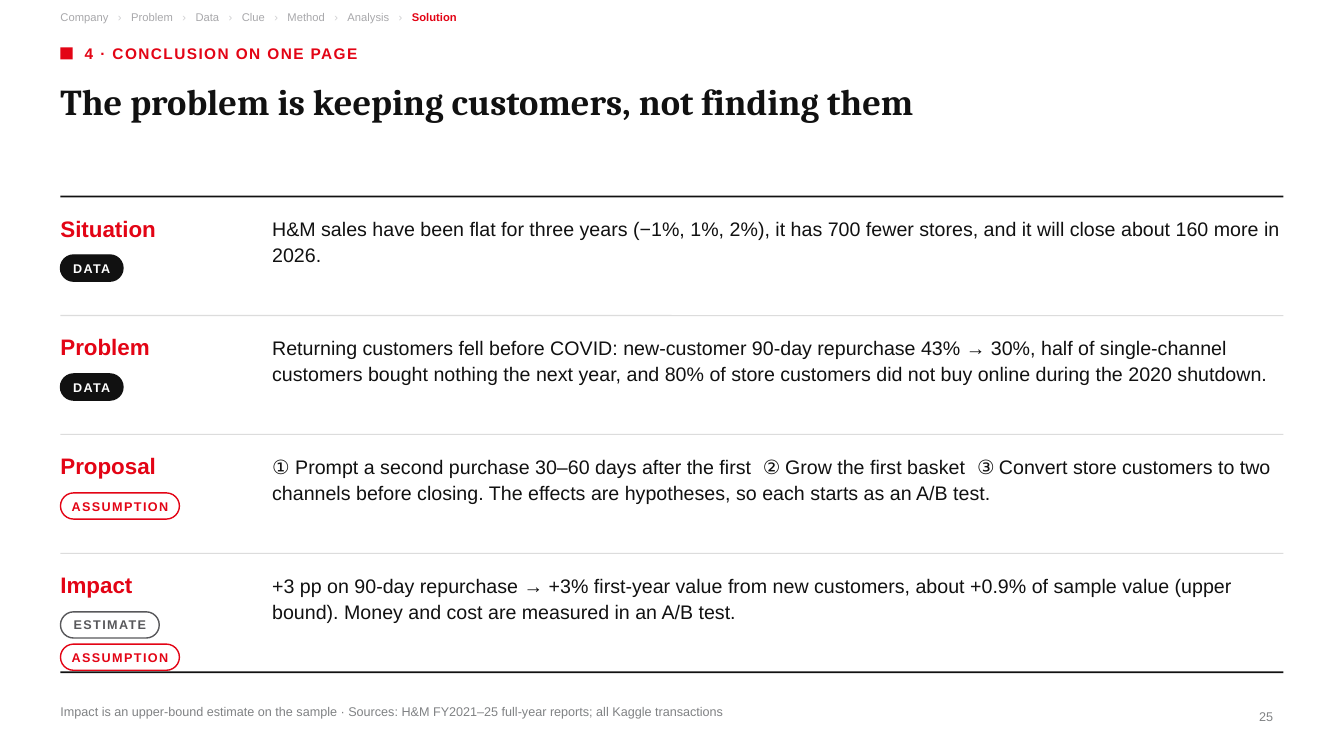
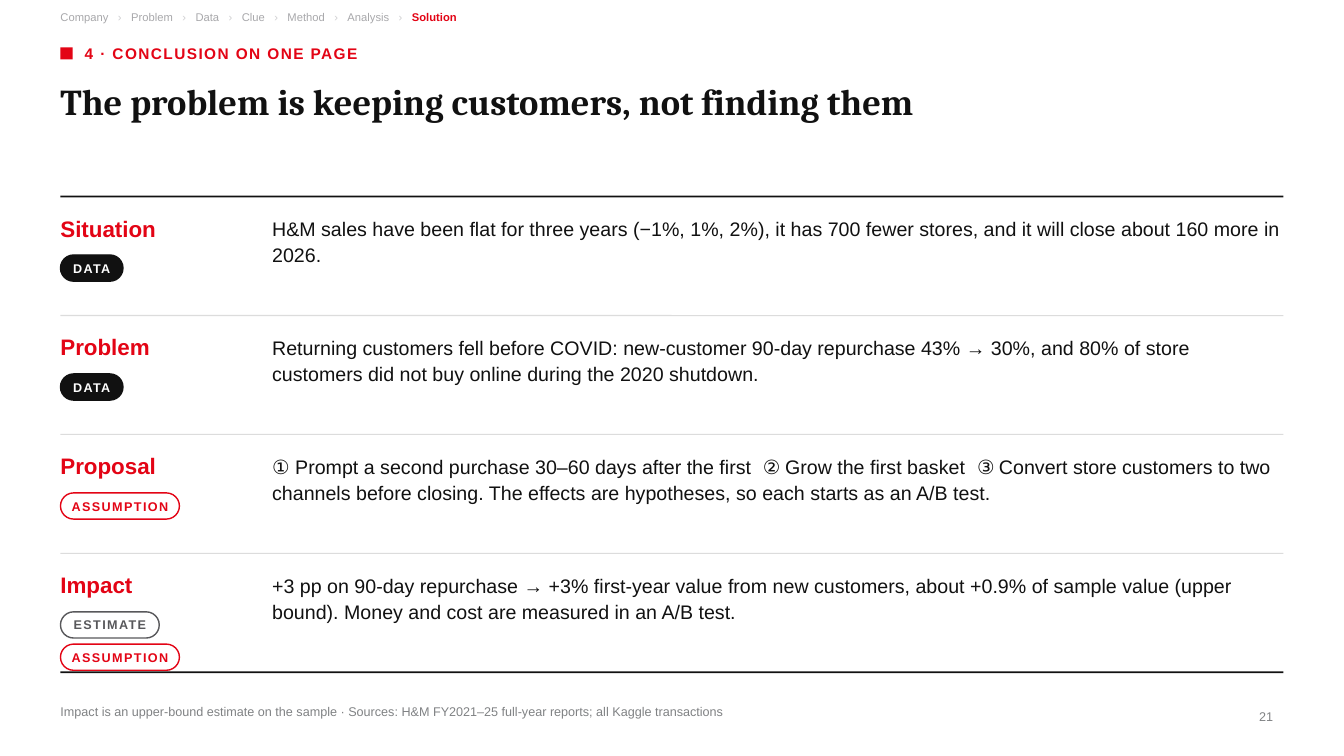
Before and after one commit to underthesun7213/social-data, a slide deck: slide 21 of presentation/hm_retention_deck_en.pptx (slide 25 before the commit). Drawn at 1344x756 pixels with LibreOffice and Linux fonts; fonts in the diff are those of the drawing. Boxes give left, top, right and bottom in pixels: in the first picture for what was removed or moved away, otherwise in the second. Text is boxed around its words. In the diff, an @@ line names an element or a change of style, - is before the commit and + after.

```diff
--- a/presentation/hm_retention_deck_en.pptx
+++ b/presentation/hm_retention_deck_en.pptx
@@ text at <box>272,340,1190,385</box>: text changed @@
-Returning customers fell before COVID: new-customer 90-day repurchase 43% → 30%, half of single-channel customers bought nothing the next year, and 80% of store customers did not buy online during the 2020 shutdown.
+Returning customers fell before COVID: new-customer 90-day repurchase 43% → 30%, and 80% of store customers did not buy online during the 2020 shutdown.
@@ page number at <box>1259,712,1273,721</box>: text changed @@
-25
+21
```
Also in this commit, not shown: 18 other slides changed, 1 slide added, 4 other files.
